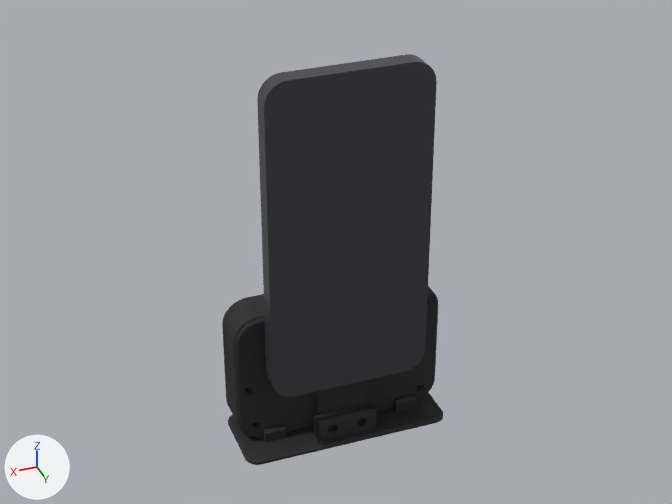
The Blender file launchmon-hw/cad/blender/ground_radar_unit.blend as it was, and as the next commit left it.
Before and after are seen from the file's camera 'Camera'. Arrows for +X, +Y and +Z are at lower left; the lights stay in place. The older version comes first.

In view in the first picture: 'Dock base', 'Dock stem', 'Lid', 'Phone (stand-in, 147.6 mm)', 'Shell'.
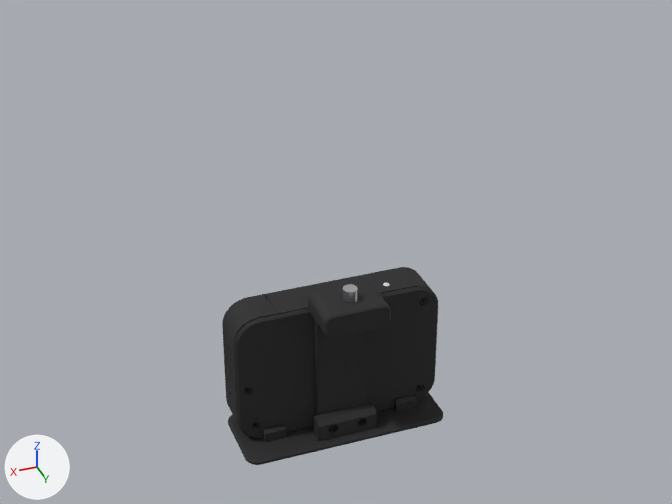
Pixel boxes [x1, y1, x2, y2] of what changed, in the pictures (672 x 504 px):
'Phone (stand-in, 147.6 mm)', deleted: before [257, 54, 437, 397]
'1/4-20 stud (hex bolt)', added: after [343, 284, 358, 303]
part 1 of me_dock_stem, reshaped: before [315, 380, 367, 414]; after [309, 281, 391, 414]

Diff of the bpy script that builds the scene:
```diff
--- a/launchmon-hw/cad/blender/ground_radar_unit.blend.py
+++ b/launchmon-hw/cad/blender/ground_radar_unit.blend.py
@@ mat_steel @@
+mat_steel = principled_material('Steel')
+mat_steel.base_color = (0.72, 0.72, 0.74)  # light grey #dddddf
+mat_steel.metallic = 1.0
+mat_steel.roughness = 0.3
@@ me_dock_stem @@
 # used by ob_dock_stem; location = (0.0, 0.0, 0.0)
-me_dock_stem.from_pydata(...)  # 5164 vertices, 10328 faces; spans x 16.8..79.2, y 21.3..25.3, z -1.6..135.2
+me_dock_stem.from_pydata(...)  # 1972 vertices, 3944 faces; spans x 33.0..63.0, y 21.3..43.3, z -1.6..74.0
+# me_dock_stem part 1: 4854 vertices removed from x 16.8..79.2, y 21.3..25.3, z 66.8..135.2; 1662 vertices added at x 33.0..63.0, y 21.3..43.3, z 58.0..74.0
+# other edits to the shape of me_dock_stem do not show in these pictures
 me_dock_stem.materials.append(mat_matte_black)
@@ me_1_4_20_stud__hex_bolt @@
+me_1_4_20_stud__hex_bolt.from_pydata(...)  # 76 vertices, 148 faces; spans x 42.4..53.6, y 26.9..39.7, z 62.6..79.3
+me_1_4_20_stud__hex_bolt.polygons.foreach_set('use_smooth', [True] * 148)
+me_1_4_20_stud__hex_bolt.materials.append(mat_steel)  # light grey #dddddf
@@ ob_phone__stand_in__147_6_mm @@
-ob_phone__stand_in__147_6_mm = bpy.data.objects.new('Phone (stand-in, 147.6 mm)', me_phone__stand_in__147_6_mm)
-ob_phone__stand_in__147_6_mm.location = (0.0, 0.0, 0.0)
@@ ob_1_4_20_stud__hex_bolt @@
+ob_1_4_20_stud__hex_bolt = bpy.data.objects.new('1/4-20 stud (hex bolt)', me_1_4_20_stud__hex_bolt)
+ob_1_4_20_stud__hex_bolt.location = (0.0, 0.0, 0.0)
```
